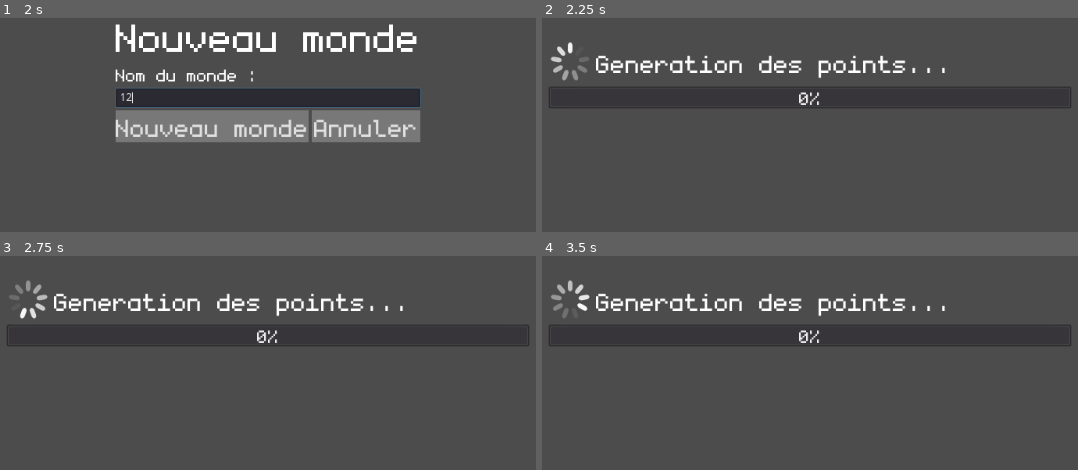
Above: before the commit, frames 1-4 (two rows, left to right).
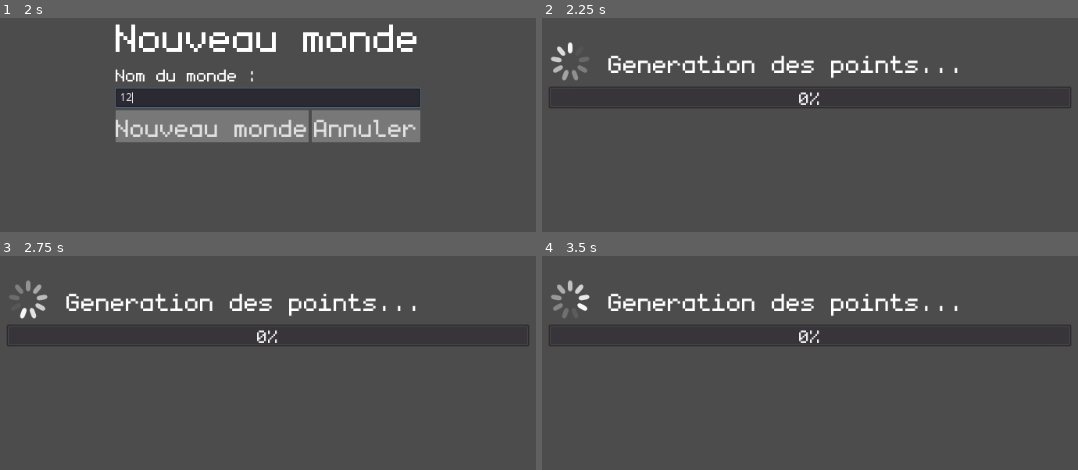
Above: after the commit, the same moments.

Repository: eriwyn/societer
Game: Godot game, scene res://menu/MainMenu.tscn
Two runs of this game, one before a commit and one after it. Both use one fixed random seed, a clock stepped at 60 frames per second and the inputs below.
Inputs (mouse positions are in pixels of both pictures, inside the frame that each line leads up to):
- Up to frame 1 (2 s): click "Nouveau monde" at 0.5 s; click (268, 97) at 1.27 s; type "12" at 1.35 s
- Up to frame 2 (2.25 s): click "Nouveau monde" at 2 s
- Up to frame 3 (2.75 s): no input
- Up to frame 4 (3.5 s): move the mouse to (986, 290) at 2.77 s; press the mouse at (986, 290) at 2.78 s

Frame 1 is identical in both runs. In frame 2, 2.4% of the frame differs, in the area x 10-78%, y 17-29%; in frame 3, 2.4%; in frame 4, 2.4%.

Commit message:
augmentation de la séparation des éléments dans l'écran de chargement

Diff:
--- a/menu/LoadingScreen.tscn
+++ b/menu/LoadingScreen.tscn
@@ -125,6 +125,7 @@
 margin_top = 99.0
 margin_right = 670.0
 margin_bottom = 151.0
+custom_constants/separation = 20
 
 [node name="TextureRect" type="TextureRect" parent="VBoxContainer/HBoxContainer"]
 margin_right = 57.0
@@ -132,12 +133,13 @@
 texture = SubResource( 4 )
 
 [node name="Phase" type="Label" parent="VBoxContainer/HBoxContainer"]
-margin_left = 61.0
+margin_left = 77.0
 margin_top = 5.0
-margin_right = 61.0
+margin_right = 248.0
 margin_bottom = 46.0
 theme = ExtResource( 2 )
 custom_fonts/font = SubResource( 2 )
+text = "azeazeaze"
 
 [node name="ProgressBar" type="ProgressBar" parent="VBoxContainer"]
 margin_top = 155.0
